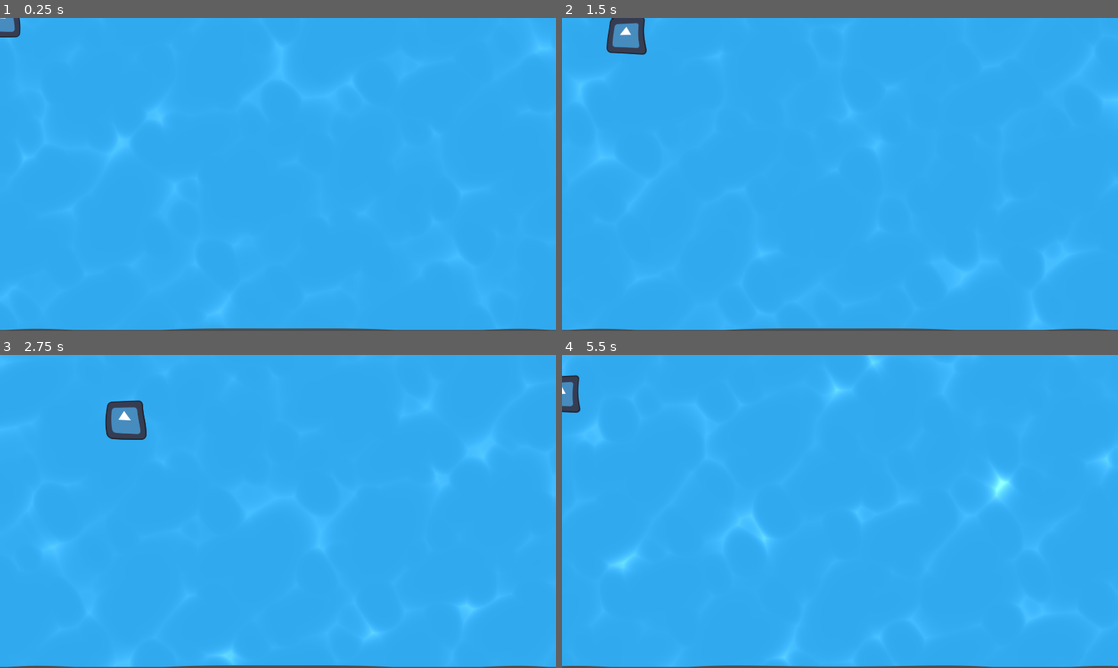
Above: before the commit, frames 1-4 (two rows, left to right).
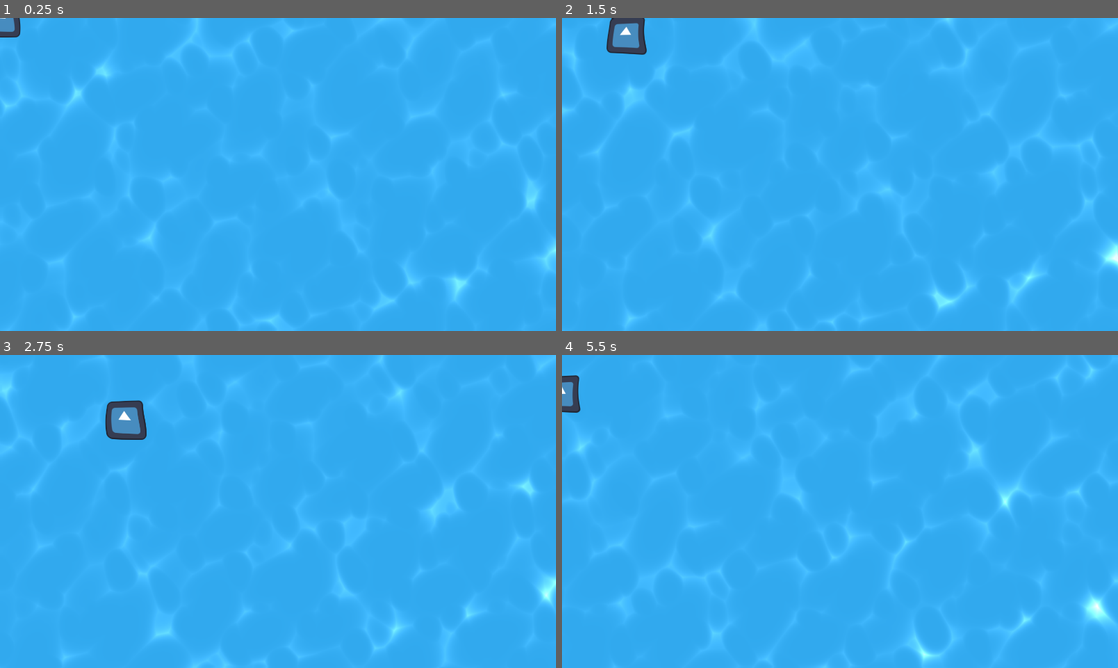
Above: after the commit, the same moments.

Repository: cpoll/godot-template-2d
Game: Godot game, scene res://src/game/game.tscn
Same seed, same stepped clock (60 frames per second), same inputs: the game is played once before the commit and once after it. This scene is started directly instead of the project's main scene. The engine's default icon, where the game draws it, is replaced by a stand-in: a white triangle on a blue panel in a dark square.
Inputs:
- Up to frame 1 (0.25 s): no input
- Up to frame 2 (1.5 s): hold D (move_right) 0.53-1.28 s; hold S (move_down) from 1.28 s (still down)
- Up to frame 3 (2.75 s): release S (move_down) at 2.03 s; hold D (move_right) from 2.03 s (still down)
- Up to frame 4 (5.5 s): release D (move_right) at 2.78 s; hold W (move_up) 2.78-3.53 s; hold A (move_left) 3.53-5.03 s; hold S (move_down) from 5.03 s (still down)

The runs differ from the first frame. In frame 1, 2.0% of the frame differs, in the area x 0-100%, y 0-100%; in frame 2, 2.2%; in frame 3, 2.1%; in frame 4, 2.8%.

Commit message:
move bg to colorrect

Diff:
--- a/src/game/game.tscn
+++ b/src/game/game.tscn
@@ -1,15 +1,14 @@
-[gd_scene load_steps=7 format=3 uid="uid://c33c8lx7my6u4"]
+[gd_scene load_steps=6 format=3 uid="uid://c33c8lx7my6u4"]
 
 [ext_resource type="Script" uid="uid://cqjeewpm2d4p5" path="res://src/game/game.gd" id="1_qnjlk"]
 [ext_resource type="Shader" uid="uid://c8lbagi3bjbpl" path="res://src/game/background.gdshader" id="2_s6lek"]
-[ext_resource type="Texture2D" uid="uid://4o5auyngcvd" path="res://icon.svg" id="3_kgj8g"]
 [ext_resource type="Shader" uid="uid://cghw64hvwxxn6" path="res://src/game/ripple.gdshader" id="4_l80un"]
 
-[sub_resource type="ShaderMaterial" id="ShaderMaterial_kgj8g"]
+[sub_resource type="ShaderMaterial" id="ShaderMaterial_l80un"]
 shader = ExtResource("2_s6lek")
-shader_parameter/zoom = 7.0
-shader_parameter/speed = 0.8
-shader_parameter/bright = 3.0
+shader_parameter/zoom = 10.0
+shader_parameter/speed = 0.3
+shader_parameter/bright = 5.0
 
 [sub_resource type="ShaderMaterial" id="ShaderMaterial_xptat"]
 shader = ExtResource("4_l80un")
@@ -20,15 +19,17 @@
 [node name="Game" type="Node2D"]
 script = ExtResource("1_qnjlk")
 
-[node name="Background" type="Sprite2D" parent="."]
-material = SubResource("ShaderMaterial_kgj8g")
-scale = Vector2(15.0391, 8.40625)
-texture = ExtResource("3_kgj8g")
-centered = false
+[node name="Background" type="ColorRect" parent="."]
+material = SubResource("ShaderMaterial_l80un")
+offset_left = -51.0
+offset_top = -99.0
+offset_right = -11.0
+offset_bottom = -59.0
+scale = Vector2(51.2253, 32.5013)
 
 [node name="PlayersContainer" type="Node2D" parent="."]
 
-[node name="ColorRect" type="ColorRect" parent="."]
+[node name="Ripple" type="ColorRect" parent="."]
 material = SubResource("ShaderMaterial_xptat")
 offset_right = 40.0
 offset_bottom = 40.0
